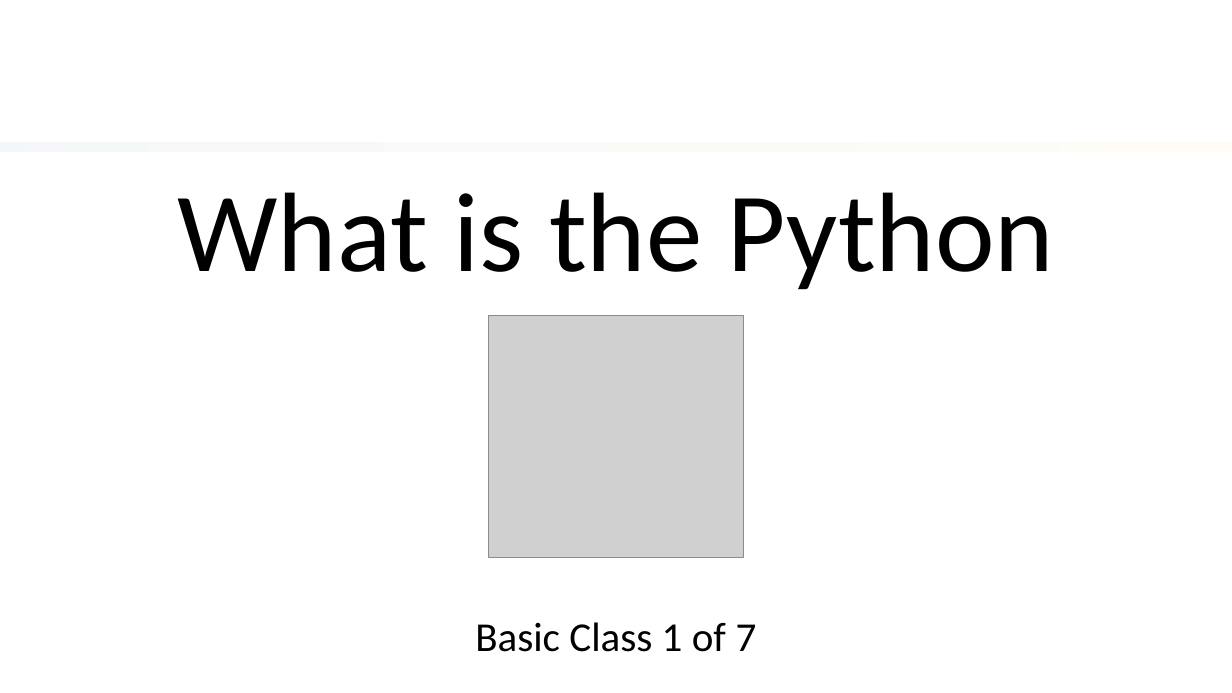
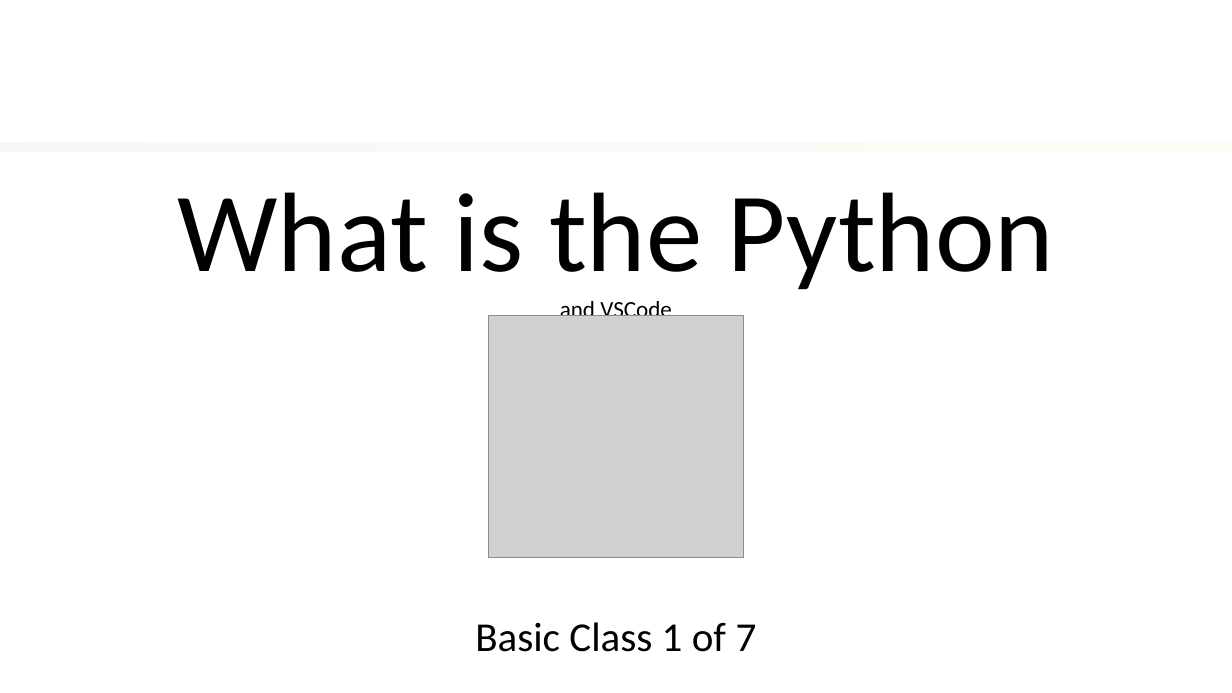
Before and after one commit to Fhwang0926/class, a slide deck: slide 1 of doc/#1_basic/Basic_class_01.pptx. Drawn at 1232x693 pixels with LibreOffice and Linux fonts; fonts in the diff are those of the drawing; grey boxes stand for pictures; background and template pictures are left out. Boxes give left, top, right and bottom in pixels: in the first picture for what was removed or moved away, otherwise in the second. Text is boxed around its words. In the diff, an @@ line names an element or a change of style, - is before the commit and + after.

```diff
--- a/doc/#1_basic/Basic_class_01.pptx
+++ b/doc/#1_basic/Basic_class_01.pptx
@@ rectangle: place and size @@
-rectangle at (0, 0, 1232, 693)
+rectangle at (0, 0, 1232, 679)
@@ text at (560, 297, 672, 316): paragraph added @@
+and VSCode
```
Also in this commit, not shown: 3 other slides changed, 1 slide added, 1 other file.
